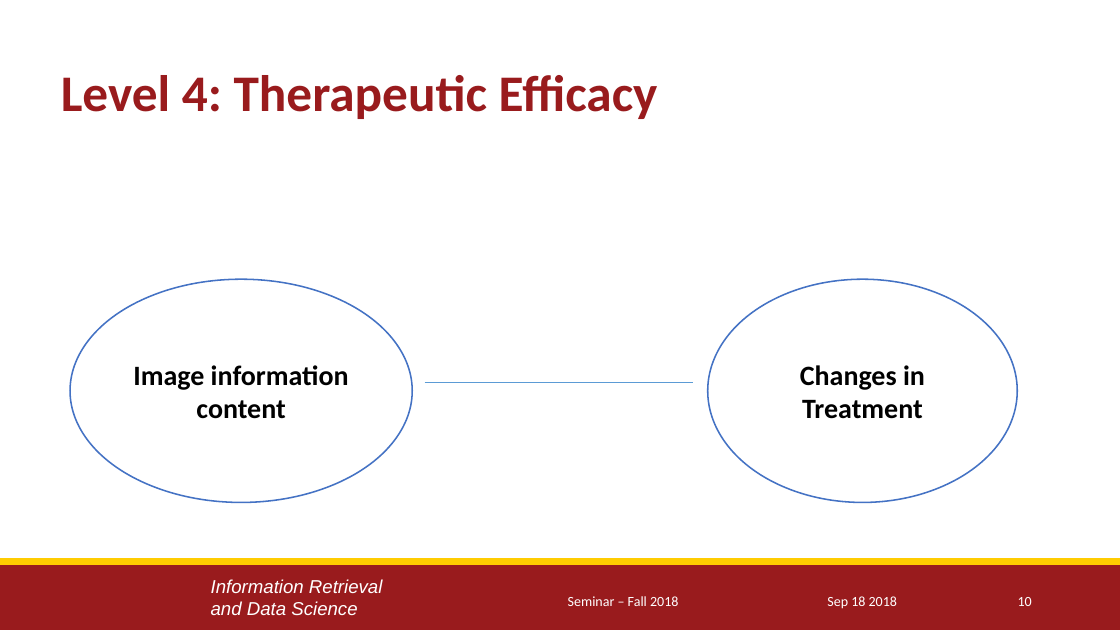
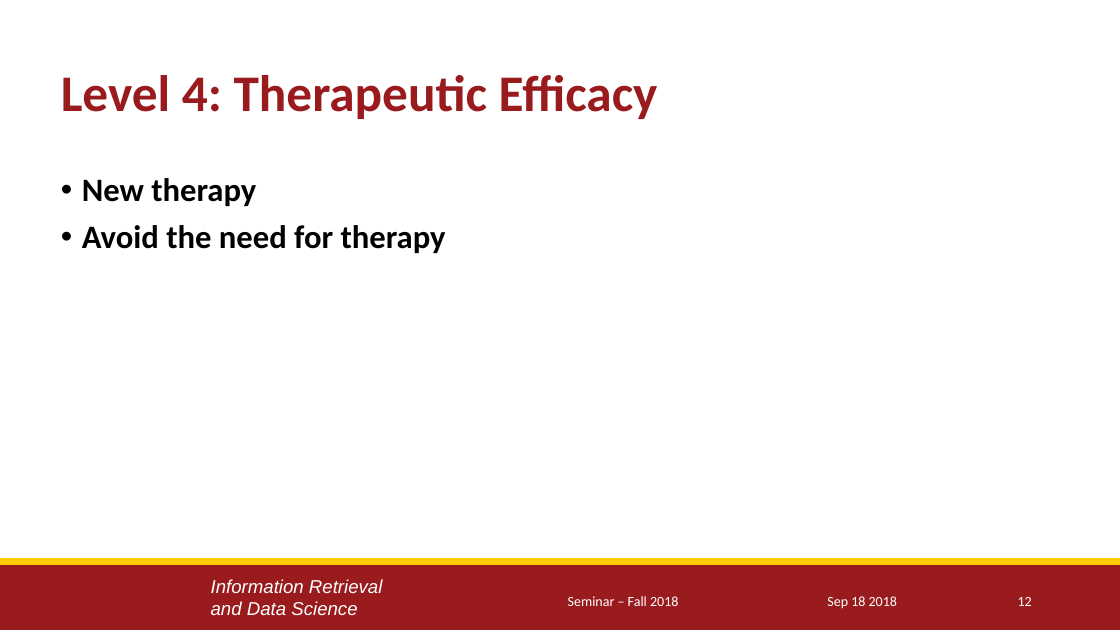
Before and after one commit to yuesOctober/survey, a slide deck: slide 12 of Presentation_1.pptx (slide 10 before the commit). Drawn at 1120x630 pixels with LibreOffice and Linux fonts; fonts in the diff are those of the drawing; background and template pictures are left out. Boxes give left, top, right and bottom in pixels: in the first picture for what was removed or moved away, otherwise in the second. Text is boxed around its words. In the diff, an @@ line names an element or a change of style, - is before the commit and + after.

```diff
--- a/Presentation_1.pptx
+++ b/Presentation_1.pptx
@@ text added at [82, 178, 446, 253], 21 pt, text #000000, bold @@
+• New therapy
+• Avoid the need for therapy
@@ ellipse removed at [69, 279, 412, 502] @@
-Image information content
@@ ellipse removed at [708, 279, 1017, 502] @@
-Changes in Treatment
@@ line removed from (424, 383) to (693, 383) @@
@@ page number at [1018, 597, 1032, 606]: text changed @@
-10
+12
```
Also in this commit, not shown: 8 other slides changed, 2 slides added.
